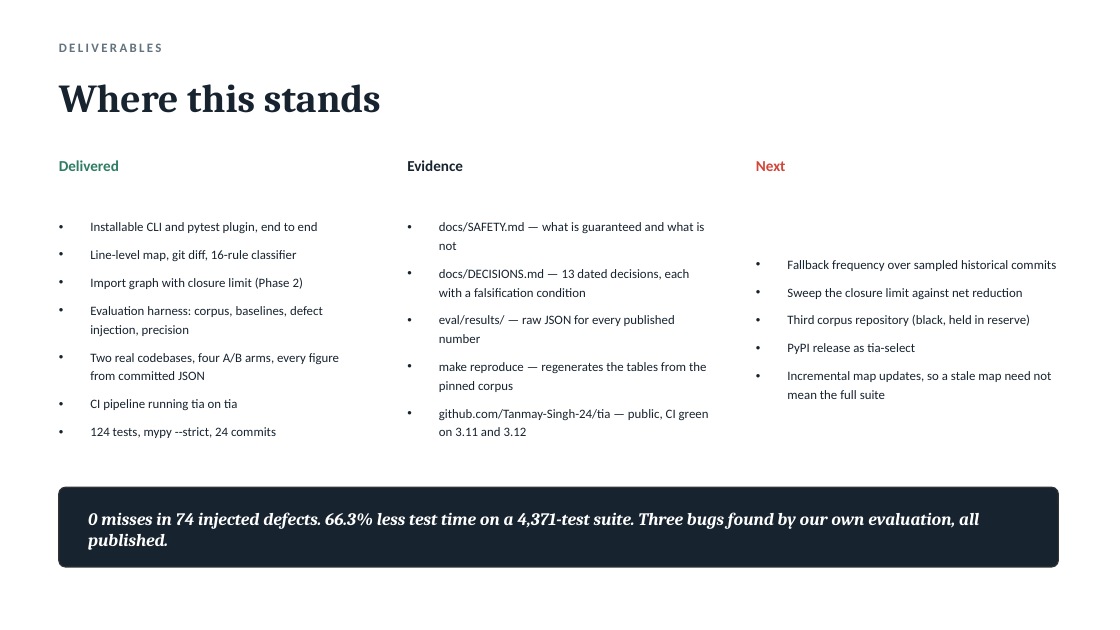
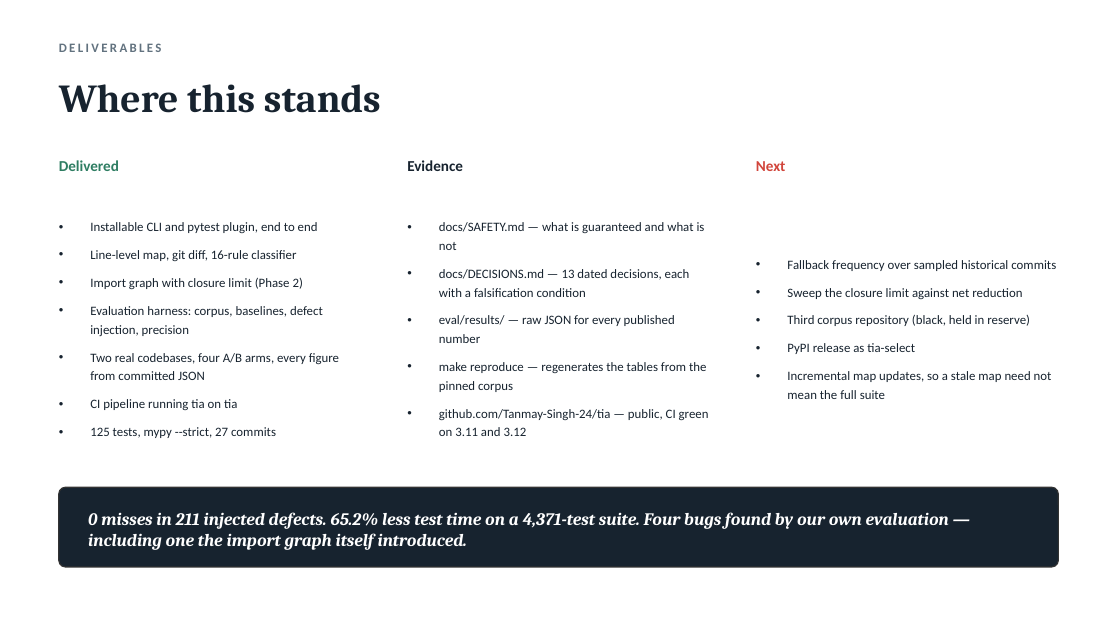
Before and after one commit to Tanmay-Singh-24/tia, a slide deck: slide 12 of docs/tia-review-2.pptx. Drawn at 1120x630 pixels with LibreOffice and Linux fonts; fonts in the diff are those of the drawing. Boxes give left, top, right and bottom in pixels: in the first picture for what was removed or moved away, otherwise in the second. Text is boxed around its words. In the diff, an @@ line names an element or a change of style, - is before the commit and + after.

Commit message:
docs: corrected Phase 2 figures across both repositories
All four arms re-measured on rebuilt maps after the D-0014 repair, so every
published number comes from a graph that is not letting defects through.

                    attrs(184)        scrapy(27)
                   no-g    graph    no-g    graph
  misses              0        0       0        0
  fallback        52.7%    50.5%   59.3%    29.6%
  net reduction   57.0%    58.4%   40.4%    65.2%
  precision       62.5%    55.2%   25.0%     9.8%

Zero misses in 211 non-equivalent injected defects.

The import graph earns its place on scrapy and not on attrs, and the reason is
suite duration rather than coupling: a 3.9-second suite has nothing left to
give once pytest's startup is paid, which is the same floor that makes
parallelism slower than serial on flask (D-0005). D-0012's figures are
superseded in place and say so.

Precision falls when the graph is on — 62.5% to 55.2% on attrs, 25.0% to 9.8%
on scrapy. That is the price of the recall keeping misses at zero, and it is
published next to the miss rate rather than omitted.

Deck rebuilt from the corrected results.

```diff
--- a/docs/tia-review-2.pptx
+++ b/docs/tia-review-2.pptx
@@ text at (90,427,276,438): text changed @@
-• 124 tests, mypy --strict, 24 commits
+• 125 tests, mypy --strict, 27 commits
@@ text at (88,512,949,550): text changed @@
-0 misses in 74 injected defects. 66.3% less test time on a 4,371-test suite. Three bugs found by our own evaluation, all published.
+0 misses in 211 injected defects. 65.2% less test time on a 4,371-test suite. Four bugs found by our own evaluation — including one the import graph itself introduced.
```
Also in this commit, not shown: 4 other slides changed, 6 other files.
